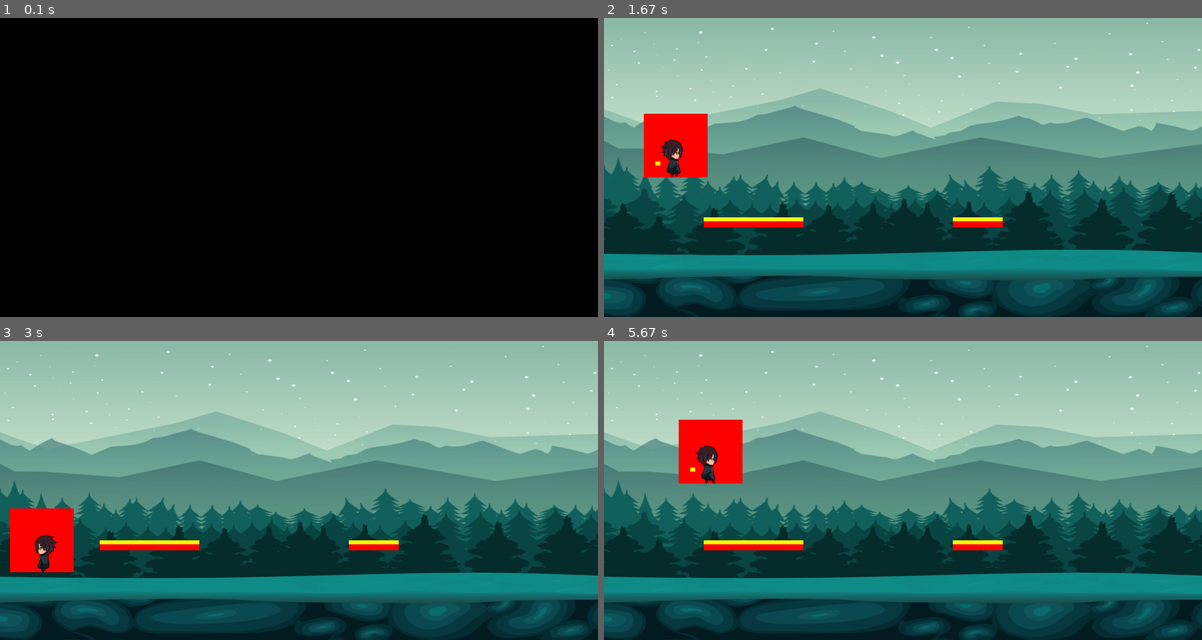
Above: before the commit, frames 1-4 (two rows, left to right).
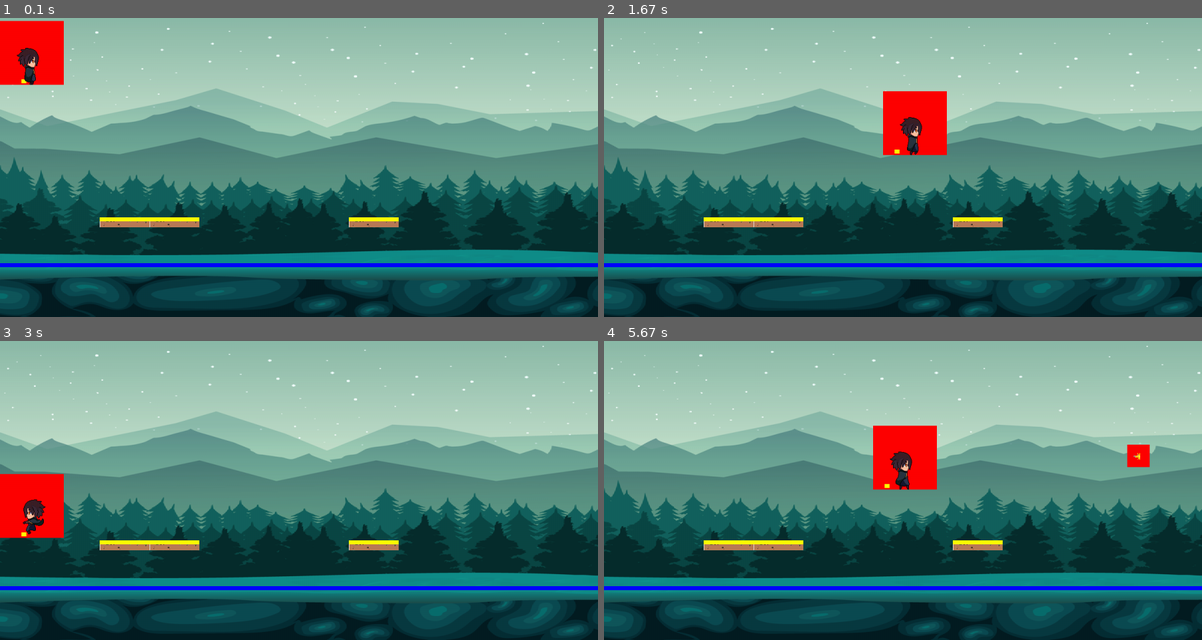
Above: after the commit, the same moments.

Repository: MatiasMartina/MartinaMatias-Pygame-Tp-Final
Game: pygame game, started from main.py
Two runs of this game, one before a commit and one after it. Both use one fixed random seed, a clock stepped at 60 frames per second and the inputs below.
Inputs:
- Up to frame 1 (0.1 s): no input
- Up to frame 2 (1.67 s): hold Right 0.33-0.8 s; hold Right 1.17-1.63 s
- Up to frame 3 (3 s): hold Left 1.67-2.2 s; hold Left 2.23-2.63 s; hold Up from 2.67 s (still down)
- Up to frame 4 (5.67 s): release Up at 3.03 s; tap Space at 3.07, 3.47, 3.77, 4.13, 4.43, 4.63, 4.93, 5.13, 5.47 s; hold Right 3.4-4.03 s; hold Left 4.07-4.53 s; hold Right 4.57-5.03 s; hold Up 5.07-5.37 s; hold Right from 5.4 s (still down)

The runs differ from the first frame. In frame 1, 100% of the frame differs, in the area x 0-100%, y 0-100%; in frame 2, 6.4%; in frame 3, 4.8%; in frame 4, 6.7%.

Commit message:
Arreglamos saltos, animaciones, actualmente trabajando en el metodo is_on_platform para aplicar gravedad dependiendo de la situacion.

Diff:
--- a/main.py
+++ b/main.py
@@ -11,7 +11,7 @@
 back_image = pg.image.load('assets\\img\\background\\background1.png')
 back_image = pg.transform.scale(back_image, (ANCHO_VENTANA, ALTO_VENTANA))
 
-lista_balas = []
+
 
 game_running = True
 
@@ -24,7 +24,7 @@
 
 
 lista_balas = Jugador.lista_balas
-
+lista_plataformas = [plataforma1, plataforma2, plataforma4]
 
 while game_running:
     lista_eventos = pg.event.get()
@@ -57,11 +57,11 @@
 
     screen.blit(back_image, back_image.get_rect())
     delta_ms = clock.tick(FPS)
-    main_player.update(delta_ms)
-    main_player.handle_collision(plataforma1)
-    main_player.handle_collision(plataforma2)
-    # main_player.handle_collision(plataforma3)
-    main_player.handle_collision(plataforma4)
+    main_player.update(delta_ms, lista_plataformas)
+    # main_player.handle_collision(plataforma1)
+    # main_player.handle_collision(plataforma2)
+    # # main_player.handle_collision(plataforma3)
+    # main_player.handle_collision(plataforma4)
     # main_player.handle_collision(plataforma5)
     main_player.draw(screen)
     plataforma1.draw(screen)
--- a/models/constantes.py
+++ b/models/constantes.py
@@ -1,11 +1,11 @@
 ANCHO_VENTANA = 1200
 ALTO_VENTANA = 600
-FPS =5
+FPS =30
 
 
 
 
 GROUND_COLLIDE_H = 8
-GROUND_LEVEL = 600
+GROUND_LEVEL = 500
 
 DEBUG = True
--- a/models/player/main_player.py
+++ b/models/player/main_player.py
@@ -1,6 +1,6 @@
 import pygame as pg
 from models.auxiliar import SurfaceManager as sf
-from models.constantes import ANCHO_VENTANA, ALTO_VENTANA, GROUND_COLLIDE_H
+from models.constantes import ANCHO_VENTANA, ALTO_VENTANA, GROUND_COLLIDE_H, GROUND_LEVEL
 from bullet import *
 
 class Jugador:
@@ -44,6 +44,8 @@
         self.__actual_image_animation = self.__actual_animation[self.__initial_frame] #Definimos cual va a ser el frame de toda la lista que comience la animacion
         self.__rect = self.__actual_image_animation.get_rect() #Utilizamos el metodo get_rect para definir el limite de nuestra img, para x ejemplo, después poder trabajar con las colisiones
 
+        self.__ground_rect = pg.Rect(0, GROUND_LEVEL - GROUND_COLLIDE_H, ANCHO_VENTANA, GROUND_COLLIDE_H)
+
         self.__is_shoting = False
         self.__is_jumping = False
         self.__on_ground = False
@@ -55,6 +57,10 @@
         self.__shot_cooldown = 1000  # Cooldown in milliseconds
         self.__last_shot_time = pg.time.get_ticks()
 
+
+
+
+
         self.collition_rect = pg.Rect(self.__move_x+self.__rect.width/12,self.__move_y,self.__rect.width/12,self.__rect.height)
         self.ground_collition_rect = pg.Rect(self.collition_rect)
         self.ground_collition_rect.height = GROUND_COLLIDE_H
@@ -91,7 +97,13 @@
         '__move_x' es igual al valor
 
         '''
-        self.__actual_animation = animation_list
+        if self.__actual_animation != animation_list:
+            self.__actual_animation = animation_list
+            self.__initial_frame = 0
+
+
+
+
         self.__is_looking_right = look_r
 
     '''
@@ -113,13 +125,13 @@
 
                 self.__is_jumping = True
                 self.__on_ground = False
-                self.__on_platform = False
+
                 return gravity_speed
 
         elif self.__rect.y >= (ALTO_VENTANA - self.__actual_image_animation.get_height()) - 100:
                 self.__is_jumping = False
                 self.__on_ground = True
-                self.__on_platform = True
+
                 return 0
 
 
@@ -146,11 +158,16 @@
         Caso contrario será negativo '-__speed_walk' ya que de esta forma se desplazará hacia la izquieda en el eje x
 
         '''
-        self.__actual_animation = animation_list#self.__jump_r if self.__is_looking_right else self.__jump_l
+        if self.__actual_animation != animation_list: #self.__jump_r if self.__is_looking_right else self.__jump_l
+            self.__actual_animation = animation_list
+            self.__initial_frame = 0
+
         '''
         establece que la animación actual ('__actual_animation') es igual a la lista que almacena las sprites recortadas del salto der
         ('__jump_r')  siempre y cuando '__is_looking_right' sea True. Caso contrario será ('__jump_l')
         '''
+
+        #aaaa
         self.__initial_frame = 0
         # if self.__initial_frame > len(self.__actual_animation) - 1:
         #     self.__actual_animation = self.__iddle_r if self.__is_looking_right else self.__iddle_l
@@ -201,7 +218,7 @@
         #     print("NO ESTÁ SALTANDO")
         if self.__on_ground or self.__on_platform:
                 self.__on_ground = True
-                self.__on_platform = True
+                self.__on_platform = False
                 if  self.__is_looking_right:
                     self.__set_and_animations_preset_y(-self.__jump, self.__jump_r, True)
                     print("EEEEEEEENTROOOOOOOOOOOO ACAAAAAAAAAAAAA")
@@ -211,49 +228,60 @@
                     "Entró acá Falseeeeeeeeeeeeeeeeeeeeeeeeeeeeeeeeeeeeeeeeeeeeeeeeeeeeee"
 
 
-    # def __is_on_platform(self, plataforma):
-    #     is_on_platform = False
-    #      # Colisión detectada
-    #     if self.__rect.y < (ALTO_VENTANA - self.__actual_image_animation.get_height()) - 100 and self.__rect.colliderect(plataforma.rect):
-    #         # Colisión detectada
-    #         if self.__rect.y + self.__rect.height - 200 < plataforma.rect.y:
-    #             is_on_platform = True
-    #         # El jugador está por debajo de la plataforma
-    #         elif self.__rect.y >= plataforma.rect.y + plataforma.rect.height:
+    def __is_on_platform(self, plataforma):
+        is_on_platform = False
+
+         # Colisión detectada
+        if self.__rect.y >= GROUND_LEVEL:
+            # El piso del programa, acá hay que hacer el piso del programa
+            is_on_platform = True
+        else:
+                for platform in plataforma:
+                    if self.ground_collition_rect.colliderect(platform.rect):
+                        print("COLISIIIIIIIIIIIIIIIIIIIIIIIIIIIIIIIIIIIIIIIIIIIIIIIIIIIIIIIIIIIIIIIIIIIIIIIIIIIIIIIIIIIIIIIIIIIIIIIIIIIIIIIONNN")
+                        is_on_platform = True
+                        break
+        return is_on_platform
+
+
 
 
     #     return is_on_platform
-    def handle_collision(self, plataforma):
-        # if self.__is_jumping:
-        if self.__rect.y + self.__rect.height - 200 < plataforma.rect.y:
-            if self.ground_collition_rect.colliderect(plataforma.rect):
-                self.__is_jumping =  False
-                print("ColisionColisionColisionColisionColisionColisionColision")
-                # Colisión detectada
-                # if self.__rect.y + self.__rect.height - 200 < plataforma.rect.y:
-                     # Colisión detectada
-                self.__on_ground = True
-                self.__on_platform = True
-
-                self.__rect.y = plataforma.rect.y - self.__rect.height
-
-                print("Está arriba de la plataforma")
-        elif self.__rect.y >= plataforma.rect.y + plataforma.rect.height:
-                    # El jugador está por debajo de la plataforma
-                    self.__rect.y = plataforma.rect.y + plataforma.rect.height
-                    self.__move_y = self.__jump
-                    self.__on_ground = True
-                    self.__on_platform = False
-                    print("Está abajo de la plataforma")
-
-        if self.__is_jumping:    #Verificar colisión en el eje x solo si el jugador no está saltando
-            if not self.__is_jumping and self.ground_collition_rect.colliderect(plataforma.rect):
-                if (self.__rect.x/2) < plataforma.rect.x:
-                    # El jugador está a la izquierda de la plataforma
-                    self.collition_rect.x = plataforma.rect.x - self.collition_rect.width
-                else:
-                    # El jugador está a la derecha de la plataforma
-                    self.collition_rect.x = plataforma.rect.x + plataforma.rect.width
+    # def handle_collision(self, plataforma):
+    #     # if self.__is_jumping:
+    #     if self.__rect.y + self.__rect.height - 200 < plataforma.rect.y:
+    #         if self.ground_collition_rect.colliderect(plataforma.rect):
+    #             # self.__is_jumping =  False
+    #             # print("ColisionColisionColisionColisionColisionColisionColision")
+    #             # # Colisión detectada
+    #             # # if self.__rect.y + self.__rect.height - 200 < plataforma.rect.y:
+    #             #      # Colisión detectada
+    #             # self.__initial_frame = 0
+    #             # self.__actual_animation = self.__iddle_r if self.__is_looking_right else self.__iddle_l
+    #             self.__on_ground = True
+    #             self.__on_platform = True
+
+    #             self.__rect.y = plataforma.rect.y - self.__rect.height
+
+    #             print("Está arriba de la plataforma")
+    #         else:
+    #             self.__on_platform = False
+    #     elif self.__rect.y >= plataforma.rect.y + plataforma.rect.height:
+    #                 # El jugador está por debajo de la plataforma
+    #                 self.__rect.y = plataforma.rect.y + plataforma.rect.height
+    #                 self.__move_y = self.__jump
+    #                 self.__on_ground = True
+    #                 self.__on_platform = False
+    #                 print("Está abajo de la plataforma")
+
+        # if self.__is_jumping:    #Verificar colisión en el eje x solo si el jugador no está saltando
+        #     if not self.__is_jumping and self.ground_collition_rect.colliderect(plataforma.rect):
+        #         if (self.__rect.x/2) < plataforma.rect.x:
+        #             # El jugador está a la izquierda de la plataforma
+        #             self.collition_rect.x = plataforma.rect.x - self.collition_rect.width
+        #         else:
+        #             # El jugador está a la derecha de la plataforma
+        #             self.collition_rect.x = plataforma.rect.x + plataforma.rect.width
     # def handle_collision(self, plataforma):
     #     if self.__is_jumping:
     #         if self.ground_collition_rect.colliderect(plataforma.rect):
@@ -295,7 +323,9 @@
         if current_time - self.__last_shot_time > self.__shot_cooldown:
             self.__last_shot_time = current_time
 
-            self.__actual_animation = self.__shot_r if self.__is_looking_right else self.__shot_l
+            if self.__actual_animation not in (self.__shot_r, self.__shot_l):
+                self.__actual_animation = self.__shot_r if self.__is_looking_right else self.__shot_l
+                self.__initial_frame = 0
 
             if self.__is_looking_right:
                 bullet = Bala(
@@ -325,10 +355,12 @@
 
         if self.__on_ground or self.__on_platform:
             if not (self.__is_jumping or self.__is_shoting):
-                self.__actual_animation = self.__iddle_r if self.__is_looking_right else self.__iddle_l
-                print("Quieto iddle")
-                self.__move_x = 0
-                self.__move_y = 0
+                if self.__actual_animation not in (self.__shot_r, self.__shot_l):
+                    self.__initial_frame = 0
+                    self.__actual_animation = self.__iddle_r if self.__is_looking_right else self.__iddle_l
+                    print("Quieto iddle")
+                    self.__move_x = 0
+                    self.__move_y = 0
 
             elif self.__is_shoting:
                 self.__actual_animation = self.__shot_r if self.__is_looking_right else self.__shot_l
@@ -388,18 +420,23 @@
             print(f"Posicion eje y: {self.__rect.y}")
             print(f"Posicion eje x: {self.__rect.x}")
         else:
-            self.__rect.y += 0;
-
-    def do_movement(self, delta_ms):
+            self.__rect.y += 0
+
+    def do_movement(self, delta_ms, plataforma):
         self.__player_move_time += delta_ms
         print(f"Tiempo movimiento: {self.__player_move_time} : - Tope 100 frame")
         if self.__player_move_time >= self.__frame_rate:
             print("REINICIO DE FRAME. SIGUIENTE MOVIMIENTO EN X E Y")
             self.__player_move_time = 0
-        self.__rect.y += self.__gravity_force(self.delta_ms)
+
+
+        if self.__is_on_platform(plataforma) == False:
+            self.__rect.y += self.__gravity_force(delta_ms)
+        else:
+            self.__rect.y += 0
         self.update_x_y()
         if (self.__is_jumping): #Si está saltando, que deje de saltar y que su capacidad de movimiento sea 0 en eje y y eje x
-                    # self.__is_jumping = False
+                    self.__is_jumping = False
                     self.__move_y = 0
                     self.__move_x = 0
 
@@ -427,21 +464,25 @@
 
 
 
-    def update(self, delta_ms):
+    def update(self, delta_ms, platform):
         print("Estados:")
         print(f"En tierra: {self.__on_ground}")
+        print(f"Plataforma: {self.__on_platform}")
         print(f"Saltando: {self.__is_jumping}")
         print(f"Disparando: {self.__is_shoting}" )
         print(f"Mirando derecha: {self.__is_looking_right}")
         print("UPDATE - MOVIMIENTO EN X - Y - FOTOGRAMAS ANIMACIÓN")
         self.do_animation(delta_ms)
-        self.do_movement(delta_ms)
+        self.do_movement(delta_ms, platform)
         self.actualizar_si_paso_segundo()
 
     def draw(self, screen = pg.surface.Surface):
         if(DEBUG):
             pg.draw.rect(screen,color=(255,0 ,0),rect = self.__rect)
             pg.draw.rect(screen,color=(255,255,0),rect= self.ground_collition_rect)
+            pg.draw.rect(screen, color=(0, 0, 255), rect=self.__ground_rect)
+
+
 
         self.__actual_image_animation = self.__actual_animation[self.__initial_frame]
         screen.blit(self.__actual_image_animation, self.__rect)
--- a/plataforma.py
+++ b/plataforma.py
@@ -18,5 +18,5 @@
     def draw(self,screen):
         screen.blit(self.image,self.rect)
         if(DEBUG):
-            pygame.draw.rect(screen,color=(255,0 ,0),rect=self.collition_rect)
+            # pygame.draw.rect(screen,color=(255,0 ,0),rect=self.collition_rect)
             pygame.draw.rect(screen,color=(255,255,0),rect=self.ground_collition_rect)
